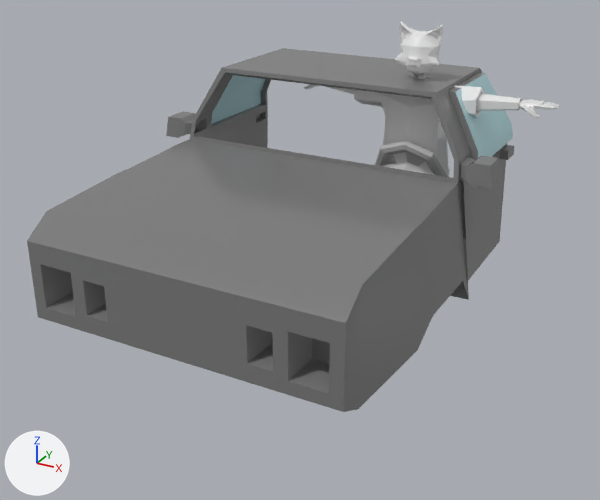
An edit to the FBX model Assets/Animations/First Cutscene/01_InCar.fbx, drawn before and after from the same camera.
One viewpoint serves both versions: a camera (50 mm lens) standing at (4.23, -11.22, 6.01) and looking at (-0.76, -2.14, 1.47). Arrows for +X, +Y and +Z are at lower left; the lights stay in place. The older version comes first.

The scene before the commit, as lines of its bpy script (objects in view):
```python
me_mesh = bpy.data.meshes.new('Mesh')
me_mesh.from_pydata(...)  # 1343 vertices, 1354 faces; spans x -1.99..1.99, y -0.63..1.55, z 0.04..4.31
# faces by material slot: [1310, 44]
me_mesh.materials.append(mat_body1)  # white #e7e7e7
me_mesh.materials.append(mat_face1)  # white #e7e7e7
me_mesh_001 = bpy.data.meshes.new('Mesh.001')
me_mesh_001.from_pydata(...)  # 263 vertices, 241 faces; spans x -8.31..0.49, y 1.03..5.49, z -3.85..3.85
me_mesh_001.materials.append(mat_car)  # grey #7b7b7b
me_mesh_003 = bpy.data.meshes.new('Mesh.003')
me_mesh_003.from_pydata(...)  # 97 vertices, 105 faces; spans x -1.2..1.2, y -1.3..0.2, z -1.2..1.2
me_mesh_003.materials.append(mat_lambert2)  # grey #bcbcbc
ob_a_final_catboy = bpy.data.objects.new('A_final_catboy', me_mesh)
ob_a_final_catboy.location = (0.0, 0.0, -0.05)
ob_car_inside = bpy.data.objects.new('Car_inside', me_mesh_001)
ob_car_inside.location = (-1.18, 0.82, 0.0)
ob_car_inside.rotation_euler = (1.571, 0.0, 1.571)  # degrees (90, 0, 90)
ob_car_inside.scale = (0.635, 0.635, 0.635)
ob_wheel = bpy.data.objects.new('wheel', me_mesh_003)
ob_wheel.parent = ob_car_inside
ob_wheel.location = (-1.607, 3.406, 1.88)
ob_wheel.rotation_euler = (0.0, 0.0, -1.111)  # degrees (0, 0, -64)
ob_wheel.scale = (0.754, 0.525, 0.754)
# also in view: 'doors' at (-1.18, 0.18, 2.07)
```
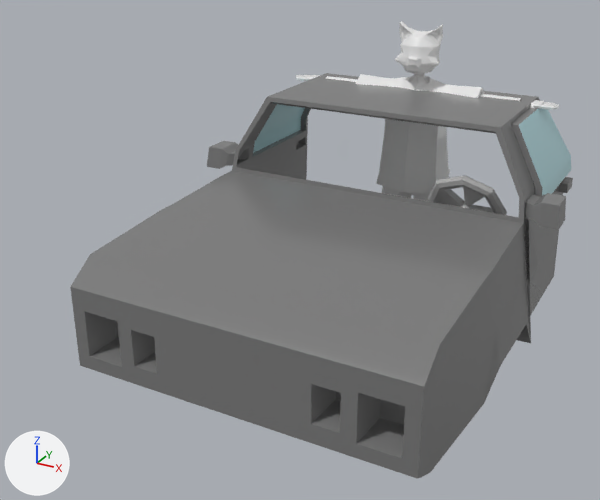
Location of each change, (x1, y1, x2, y2) in pixels of the pictures (600 x 500 px):
'Car_inside', moved, rescaled (12% taller)
    before: (27, 48, 479, 412)
    after: (70, 73, 539, 479)
'doors', moved, rescaled
    before: (166, 68, 514, 280)
    after: (207, 97, 573, 316)
'wheel', moved, rescaled
    before: (375, 141, 447, 177)
    after: (428, 175, 507, 215)

What changed in the scene script:
```text
Change ob_car_inside:
    ob_car_inside.location: (-1.18, 0.82, 0.0) -> (0.0, 0.0, 0.0)
    ob_car_inside.scale: (0.635, 0.635, 0.635) -> (0.608, 0.608, 0.608)
```
